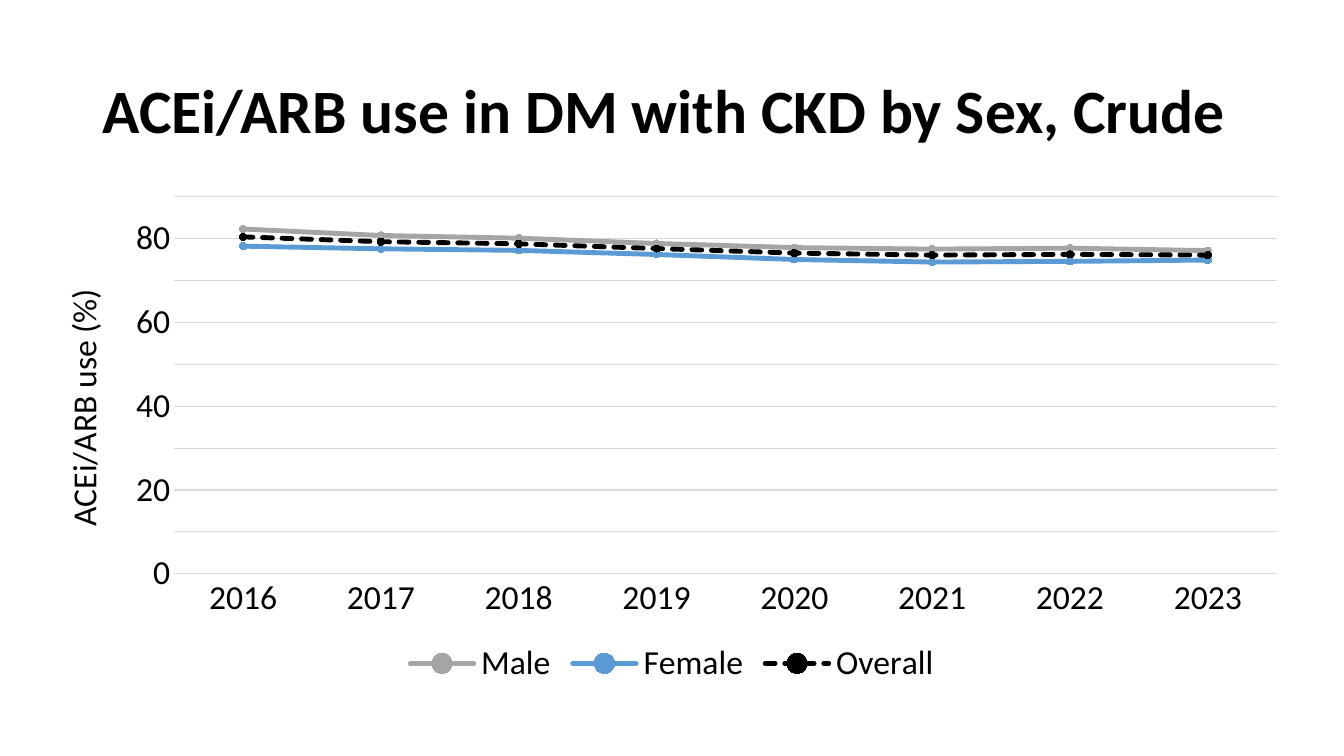
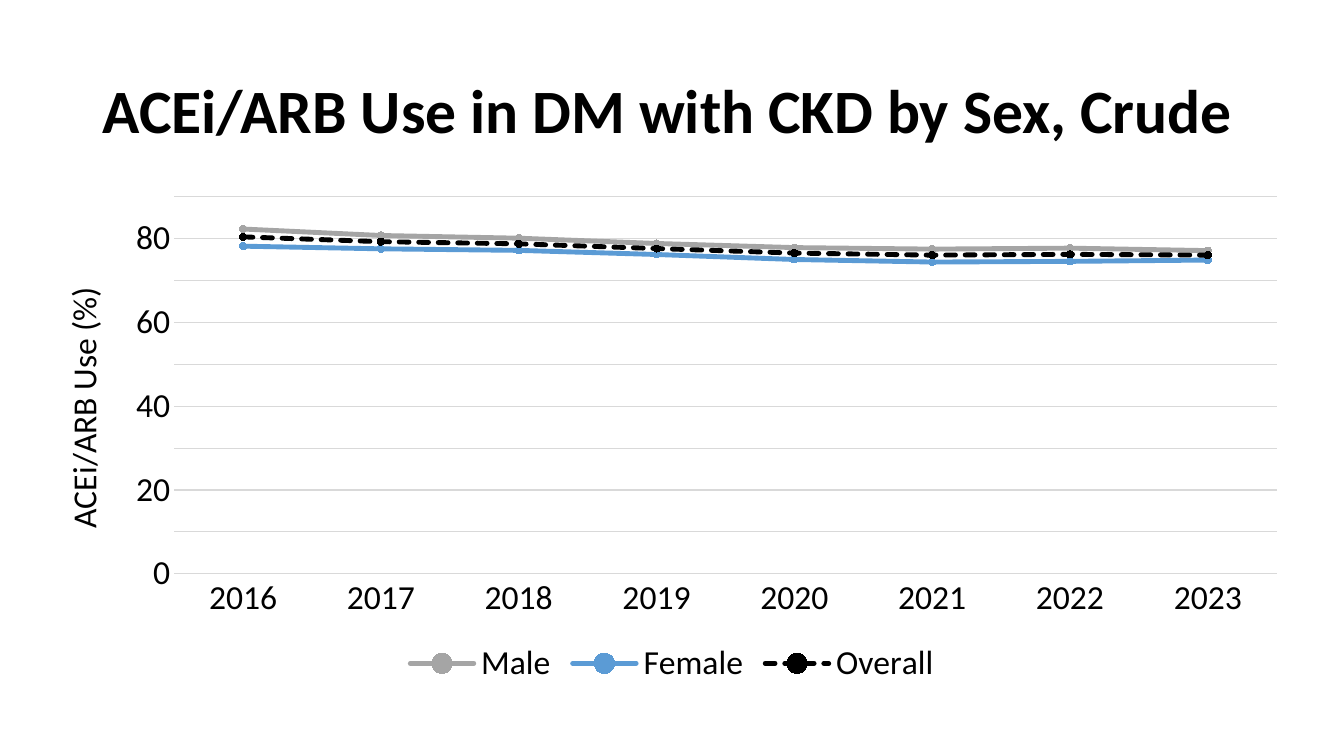
Before and after one commit to CDCgov/nccdphp-ddt-kdss, a slide deck: slide 5 of CKDSurveillance/PPT/Q814.pptx. Drawn at 1344x756 pixels with LibreOffice and Linux fonts; fonts in the diff are those of the drawing; background and template pictures are left out. Boxes give left, top, right and bottom in pixels: in the first picture for what was removed or moved away, otherwise in the second. Text is boxed around its words. In the diff, an @@ line names an element or a change of style, - is before the commit and + after.

```diff
--- a/CKDSurveillance/PPT/Q814.pptx
+++ b/CKDSurveillance/PPT/Q814.pptx
@@ title at (102, 89, 1231, 143): text changed @@
-ACEi/ARB use in DM with CKD by Sex, Crude
+ACEi/ARB Use in DM with CKD by Sex, Crude
@@ line chart at (42, 187, 1303, 691) @@
@@ value axis title "ACEi/ARB use (%) " to "ACEi/ARB Use (%) " @@
```
Also in this commit, not shown: 9 other slides changed, 3 other files.
